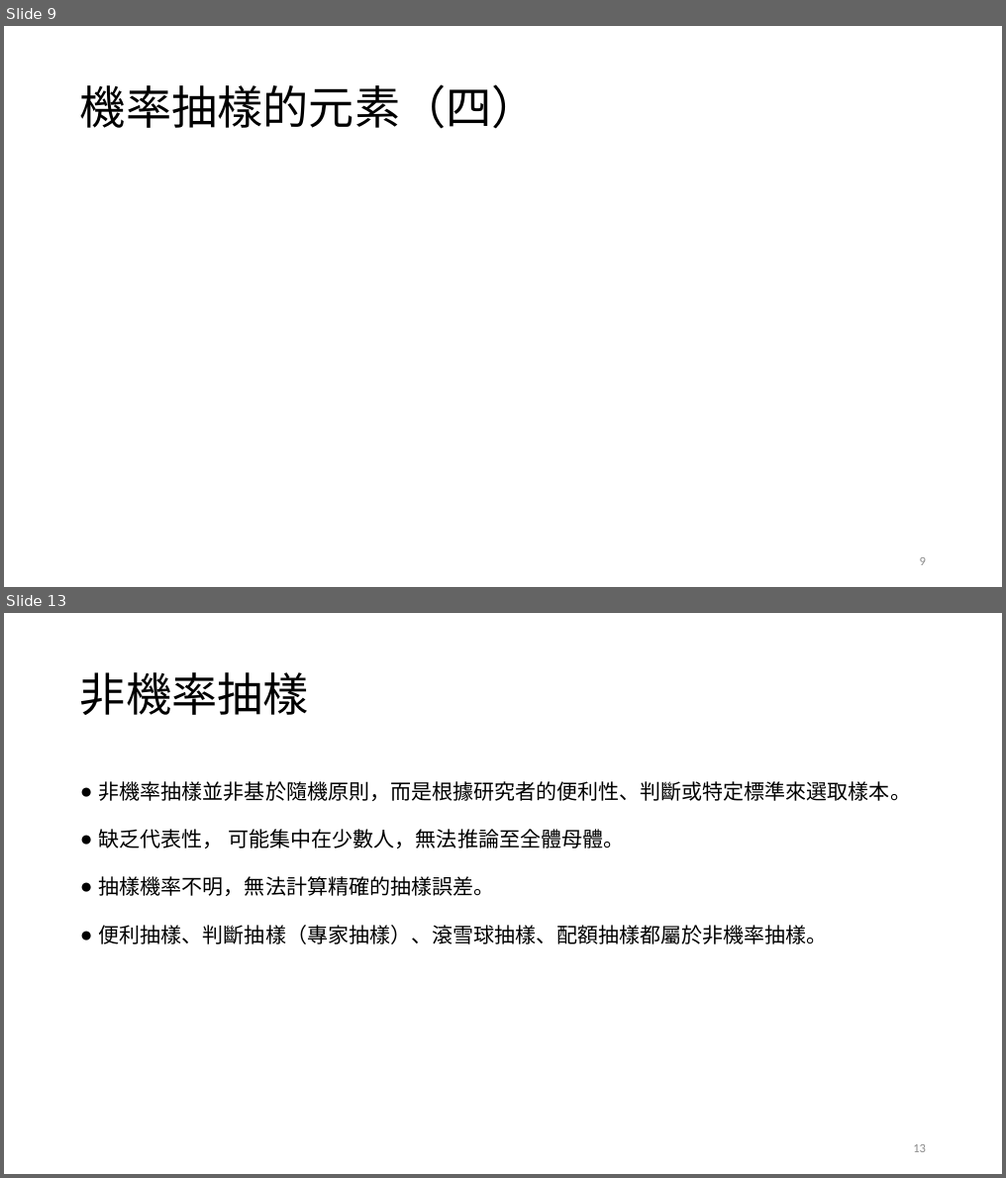
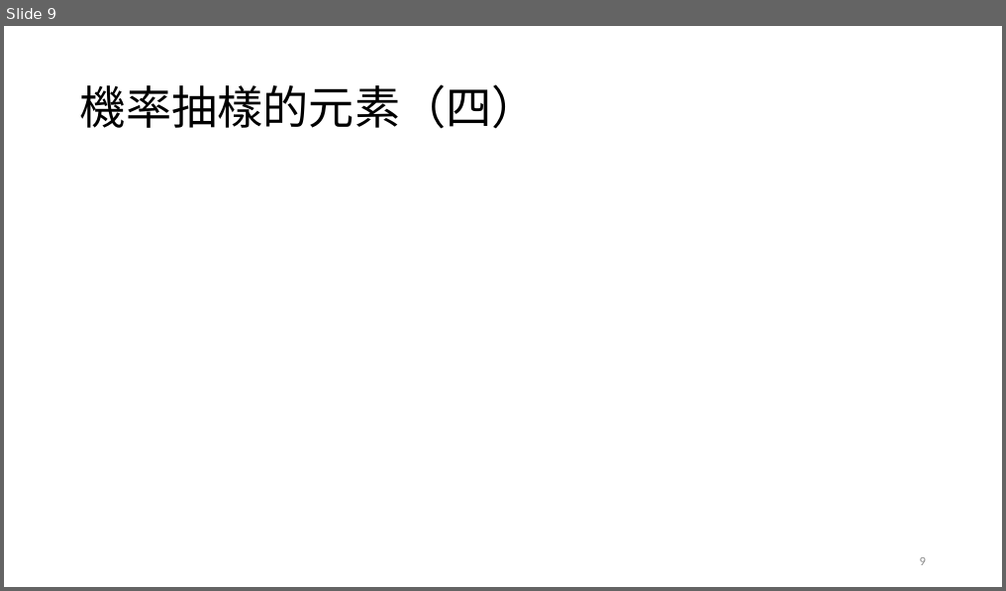
Before and after one commit to TsaiChiahung/PublicOpinion2026, a slide deck: 投影片/民意與調查Week5.pptx. Shown one above the other, each under a label of ours: slides 9 and 13 before the commit, slide 9 after it; the slides between them are not shown. The pictures are 1006x1178 and 1006x591 pixels, drawn with LibreOffice and Linux fonts; fonts in the diff are those of the drawing; grey boxes stand for pictures. Boxes give left, top, right and bottom in pixels: in the first picture for what was removed or moved away, otherwise in the second. Text is boxed around its words. In the diff, an @@ line names an element or a change of style, - is before the commit and + after.

```diff
--- a/投影片/民意與調查Week5.pptx
+++ b/投影片/民意與調查Week5.pptx
@@ slide 13 removed at (4,613,1002,1174), background #FFFFFF @@
@@ title removed at (80,672,309,715) @@
-非機率抽樣
@@ text removed at (99,781,911,945) @@
-● 非機率抽樣並非基於隨機原則，而是根據研究者的便利性、判斷或特定標準來選取樣本。
-● 缺乏代表性， 可能集中在少數人，無法推論至全體母體。
-● 抽樣機率不明，無法計算精確的抽樣誤差。
-● 便利抽樣、判斷抽樣（專家抽樣）、滾雪球抽樣、配額抽樣都屬於非機率抽樣。
@@ page number removed at (913,1145,926,1153) @@
-13
```
Also in this commit, not shown: 3 slides changed, 1 slide added, 5 other slides removed.
